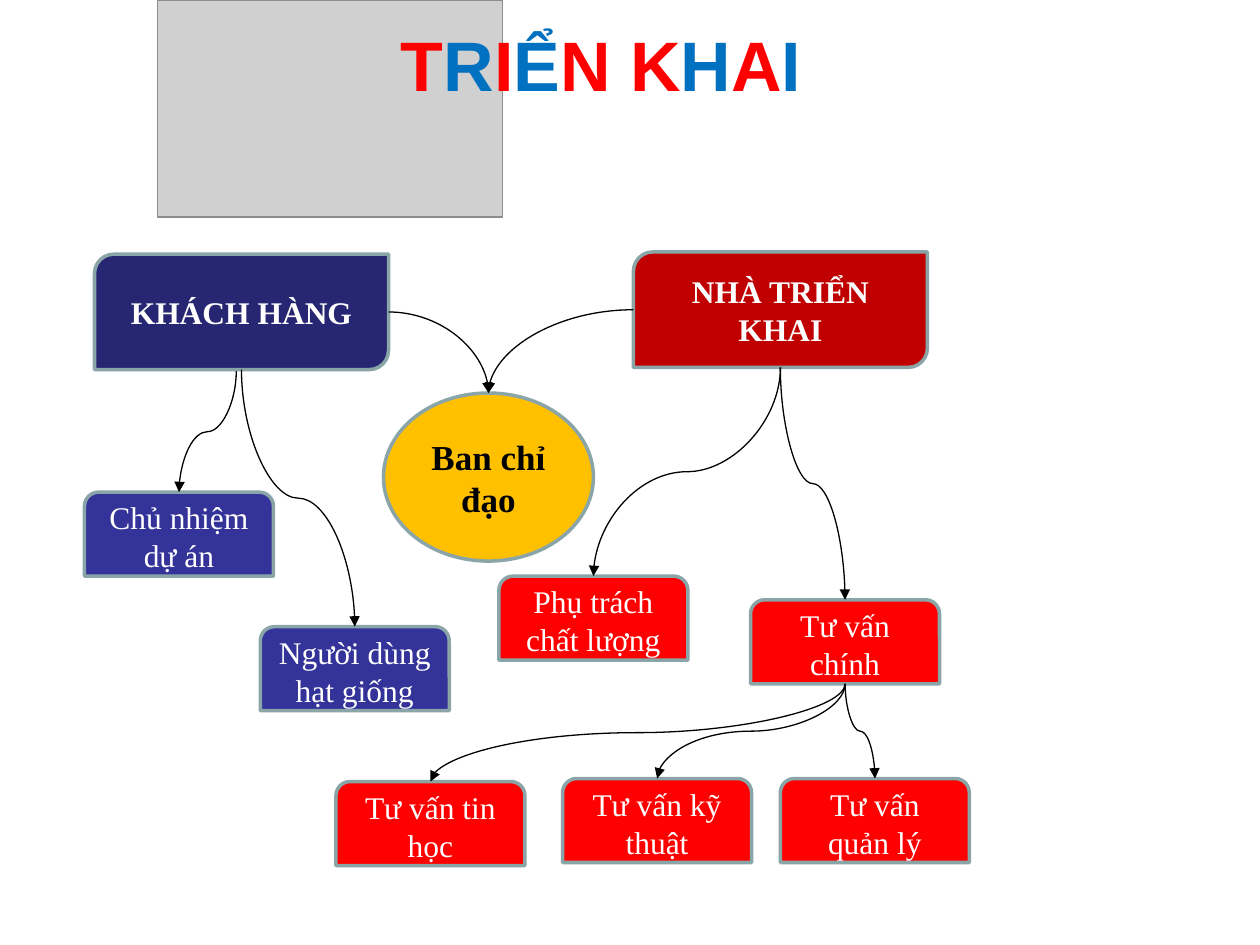
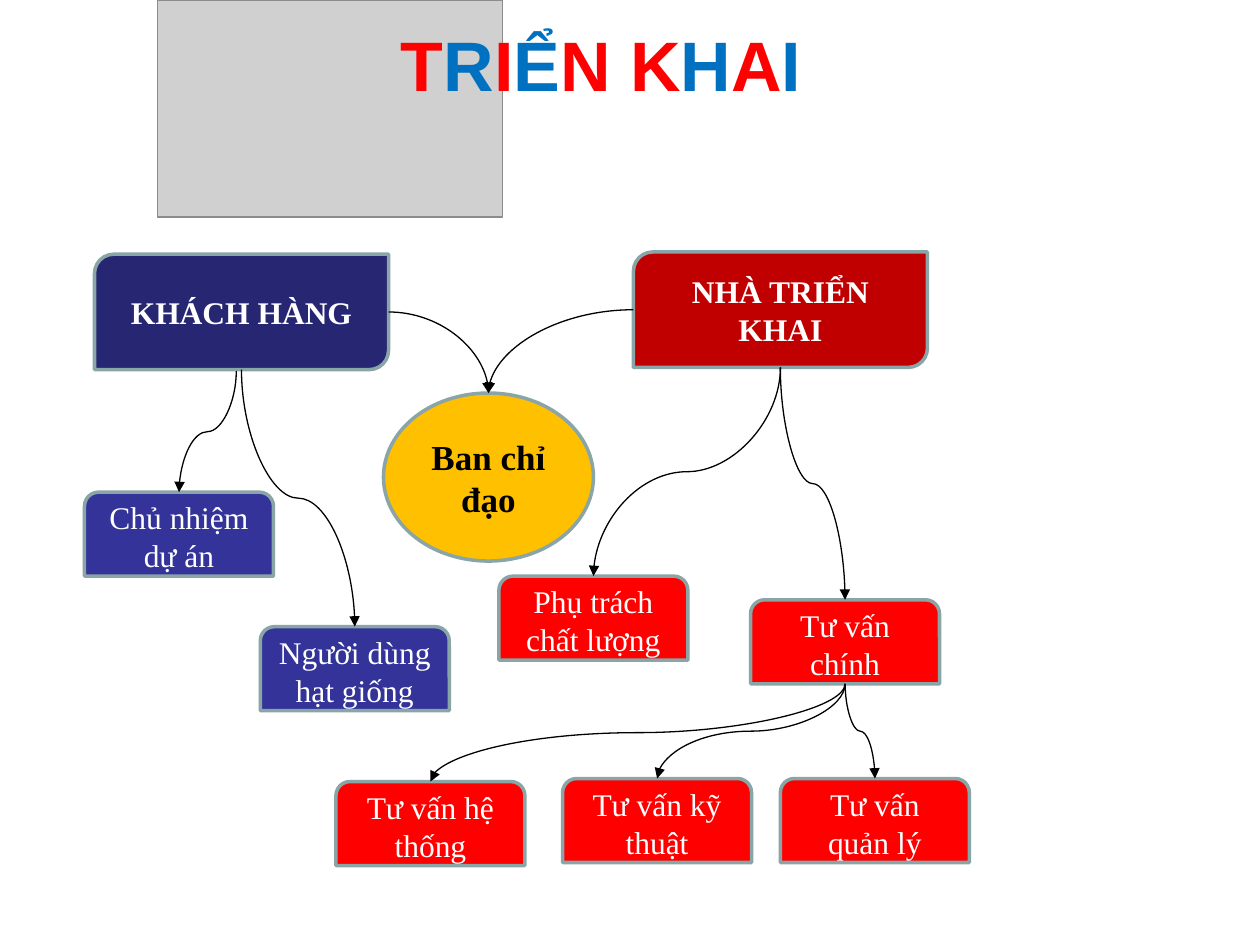
Before and after one commit to ngcdai/phattrienungdungweb, a slide deck: slide 23 of fullkoche.pptx. Drawn at 1260x945 pixels with LibreOffice and Linux fonts; fonts in the diff are those of the drawing; grey boxes stand for pictures; background and template pictures are left out. Boxes give left, top, right and bottom in pixels: in the first picture for what was removed or moved away, otherwise in the second. Text is boxed around its words. In the diff, an @@ line names an element or a change of style, - is before the commit and + after.

Commit message:
update fullkoche.p

```diff
--- a/fullkoche.pptx
+++ b/fullkoche.pptx
@@ text in round same rect at [367, 796, 494, 863]: text changed @@
-Tư vấn tin học
+Tư vấn hệ thống
```
Also in this commit, not shown: 1 other slide changed, 1 slide added.
